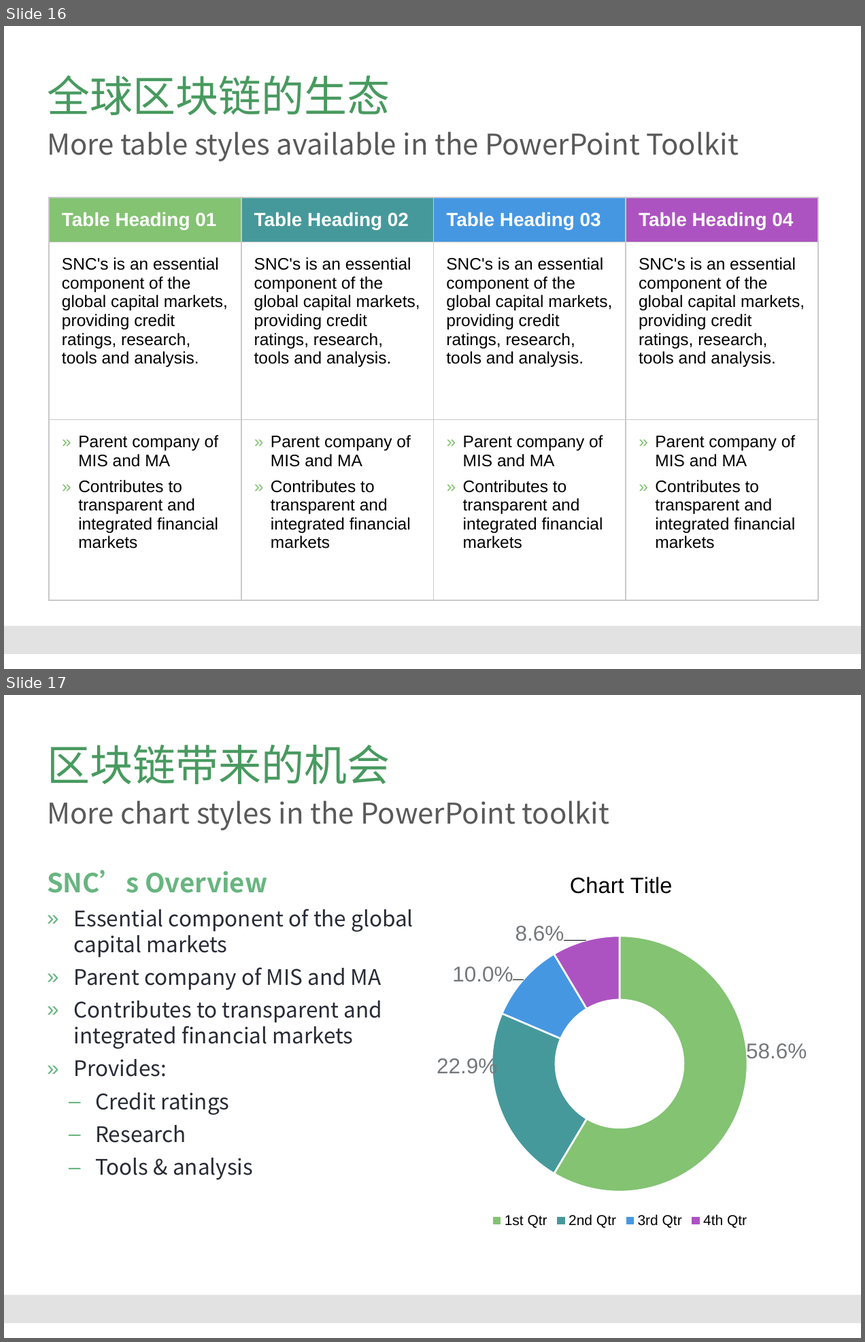
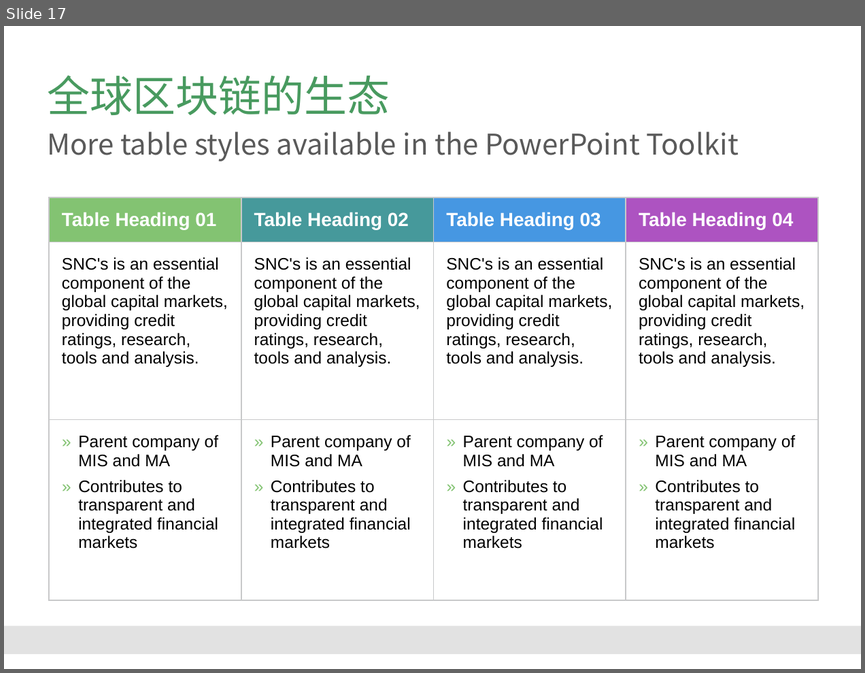
Before and after one commit to Catfeeds/DOC, a slide deck: 阿曼/proposal for Oman.pptx. Shown one above the other, each under a label of ours: slides 16 and 17 before the commit, slide 17 after it. The pictures are 865x1342 and 865x673 pixels, drawn with LibreOffice and Linux fonts; fonts in the diff are those of the drawing; background and template pictures are left out. Boxes give left, top, right and bottom in pixels: in the first picture for what was removed or moved away, otherwise in the second. Text is boxed around its words. In the diff, an @@ line names an element or a change of style, - is before the commit and + after.

```diff
--- a/阿曼/proposal for Oman.pptx
+++ b/阿曼/proposal for Oman.pptx
@@ slide 17 removed at bbox=[4, 695, 861, 1338], background #FFFFFF; not listed: 1 template element that a slide beside it also shows @@
@@ title removed at bbox=[48, 745, 390, 784] @@
-区块链带来的机会
@@ text removed at bbox=[47, 800, 610, 830] @@
-More chart styles in the PowerPoint toolkit
@@ text removed at bbox=[47, 870, 413, 1180] @@
-SNC’s Overview
-  » Essential component of the global capital markets
-  » Parent company of MIS and MA
-  » Contributes to transparent and integrated financial markets
-  » Provides:
-    – Credit ratings
-    – Research
-    – Tools & analysis
@@ doughnut chart removed at bbox=[407, 866, 832, 1232] @@
-title "Chart Title"
-categories: 1st Qtr, 2nd Qtr, 3rd Qtr, 4th Qtr
-Series 1: 58.6, 22.9, 10, 8.6
@@ what was slide 16 is now slide 17 @@
```
Also in this commit, not shown: 3 slides changed, 2 slides added.
